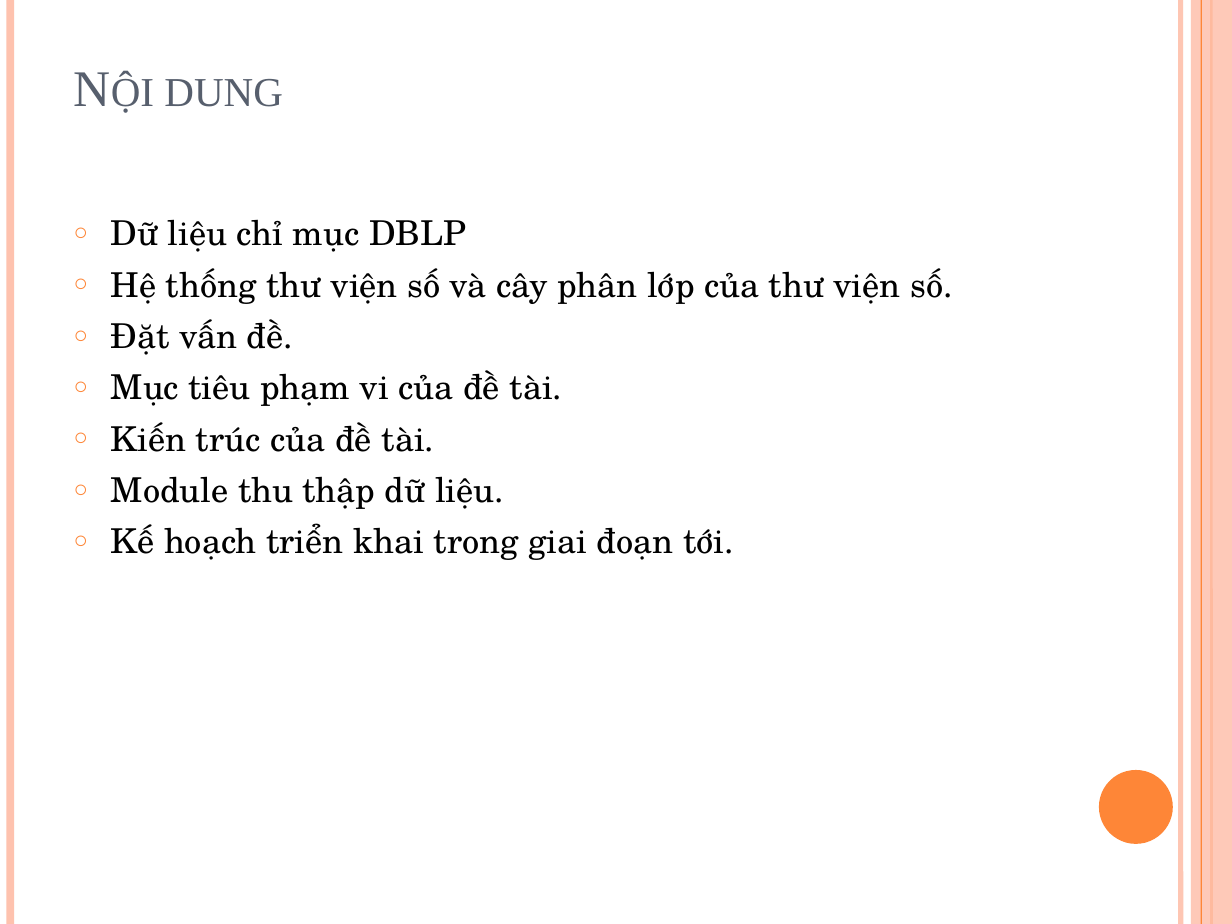
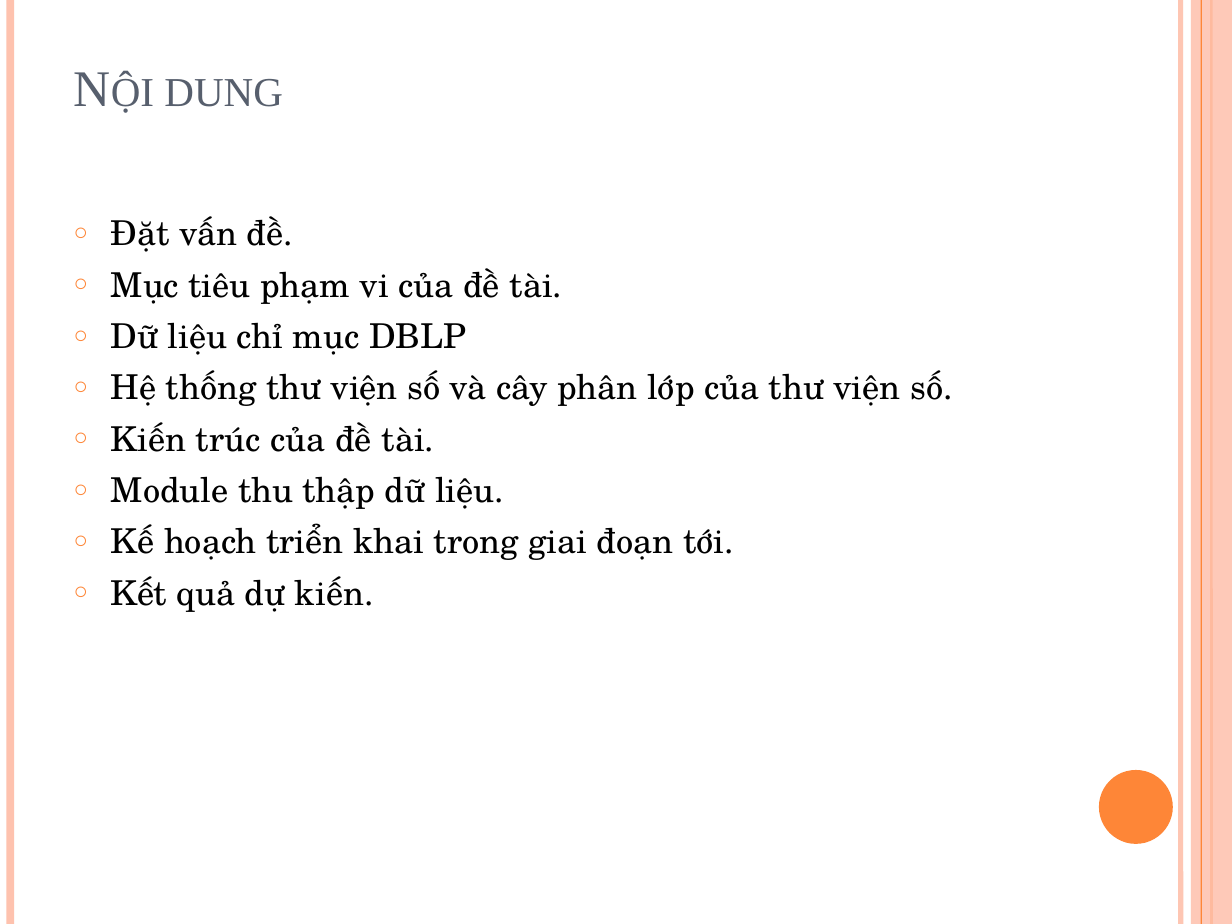
Before and after one commit to tiendv/detaitotnghiep, a slide deck: slide 2 of Report/Baocao 3-12.pptx. Drawn at 1232x924 pixels with LibreOffice and Linux fonts; fonts in the diff are those of the drawing. Boxes give left, top, right and bottom in pixels: in the first picture for what was removed or moved away, otherwise in the second. Text is boxed around its words. In the diff, an @@ line names an element or a change of style, - is before the commit and + after.

```diff
--- a/Report/Baocao 3-12.pptx
+++ b/Report/Baocao 3-12.pptx
@@ text at (x1=111, y1=216, x2=563, y2=304): paragraphs added @@
+○ Đặt vấn đề.
+○ Mục tiêu phạm vi của đề tài.
@@ text at (x1=111, y1=319, x2=563, y2=406): paragraphs removed @@
-○ Đặt vấn đề.
-○ Mục tiêu phạm vi của đề tài.
@@ text at (x1=111, y1=576, x2=374, y2=612): paragraph added @@
+○ Kết quả dự kiến.
```
Also in this commit, not shown: 7 other slides changed, 3 slides added, 1 slide removed.
